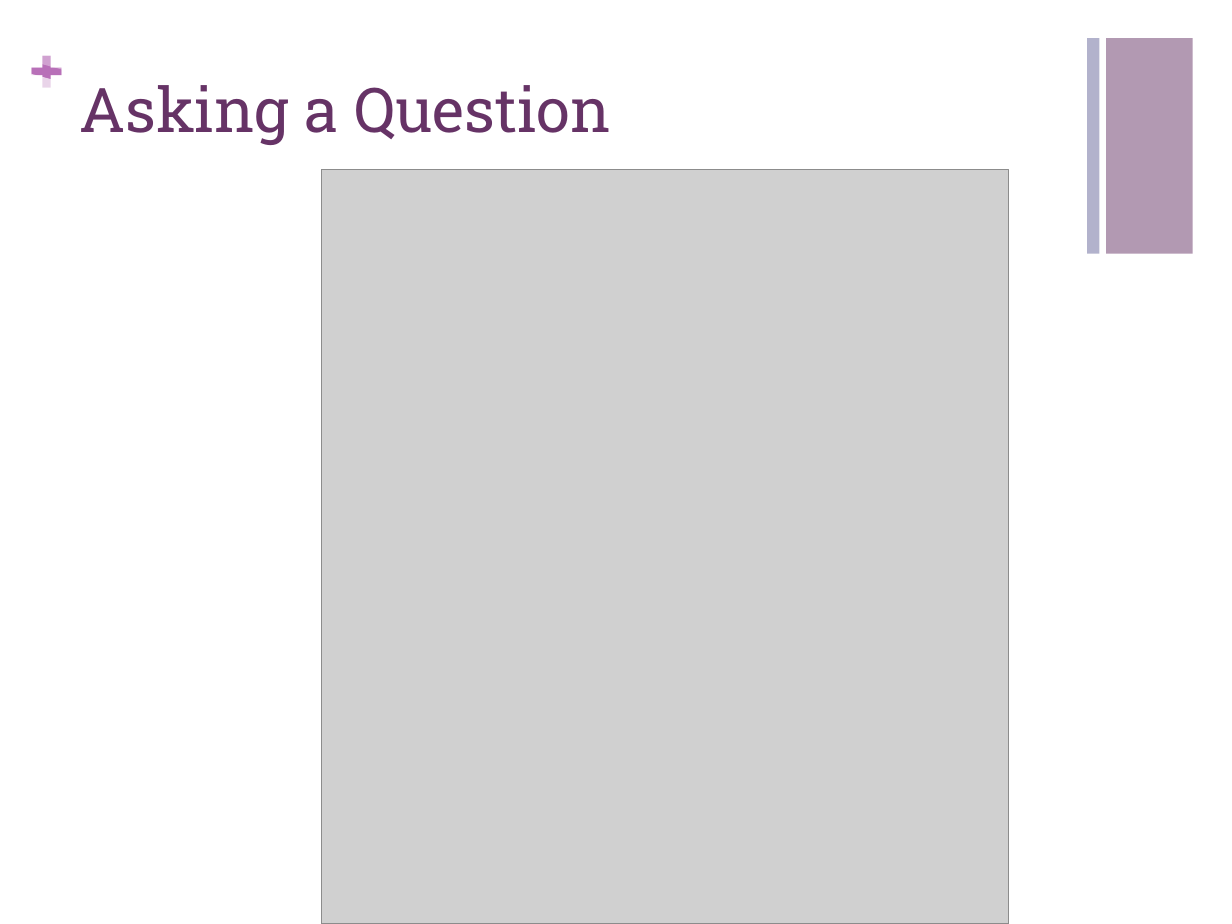
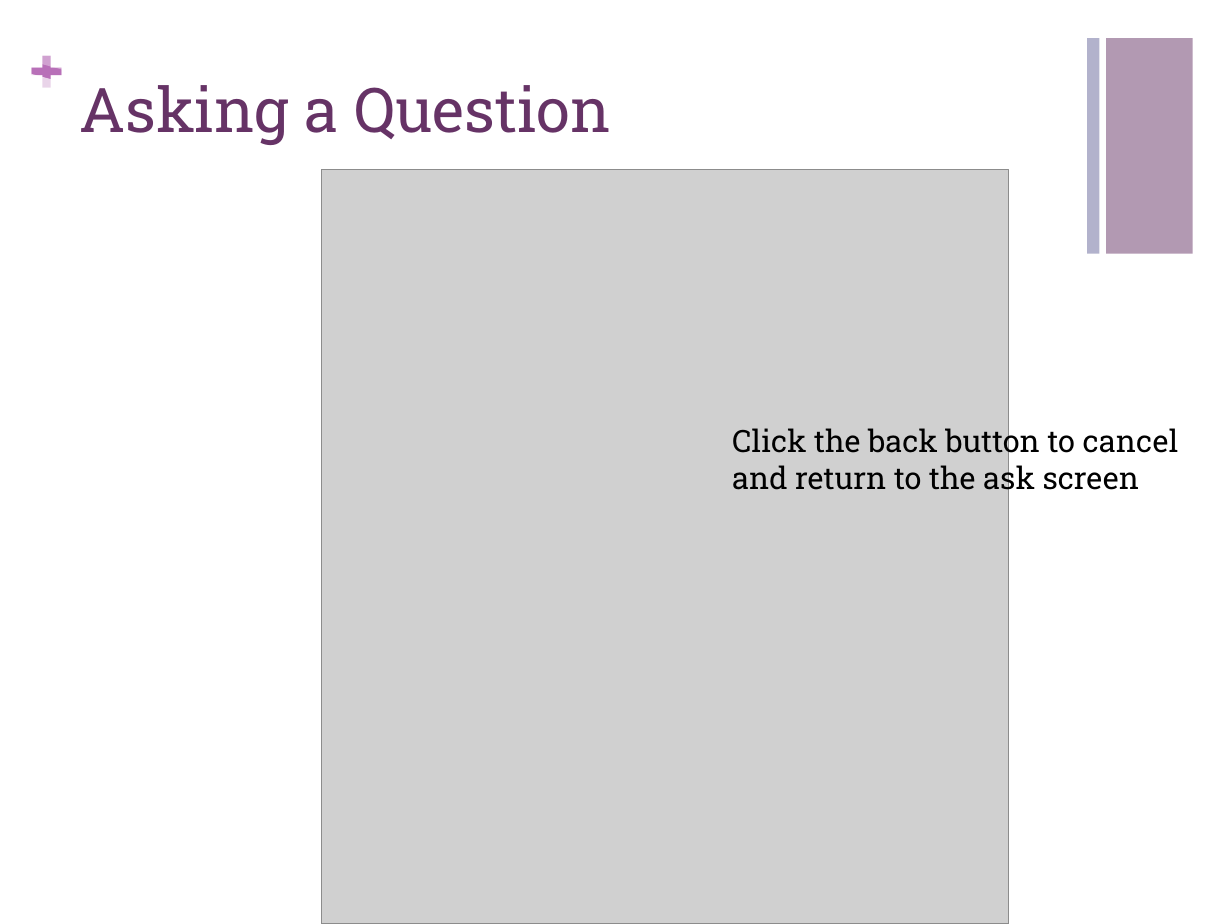
Before and after one commit to CMPUT301F14T05/CorgFu, a slide deck: slide 6 of StoryboardPresentation.pptx. Drawn at 1232x924 pixels with LibreOffice and Linux fonts; fonts in the diff are those of the drawing; grey boxes stand for pictures. Boxes give left, top, right and bottom in pixels: in the first picture for what was removed or moved away, otherwise in the second. Text is boxed around its words. In the diff, an @@ line names an element or a change of style, - is before the commit and + after.

```diff
--- a/StoryboardPresentation.pptx
+++ b/StoryboardPresentation.pptx
@@ text added at (732, 424, 1179, 497), 18 pt, text #000000 @@
+Click the back button to cancel and return to the ask screen
```
Also in this commit, not shown: 7 other slides changed, 1 slide added, 1 other file.
